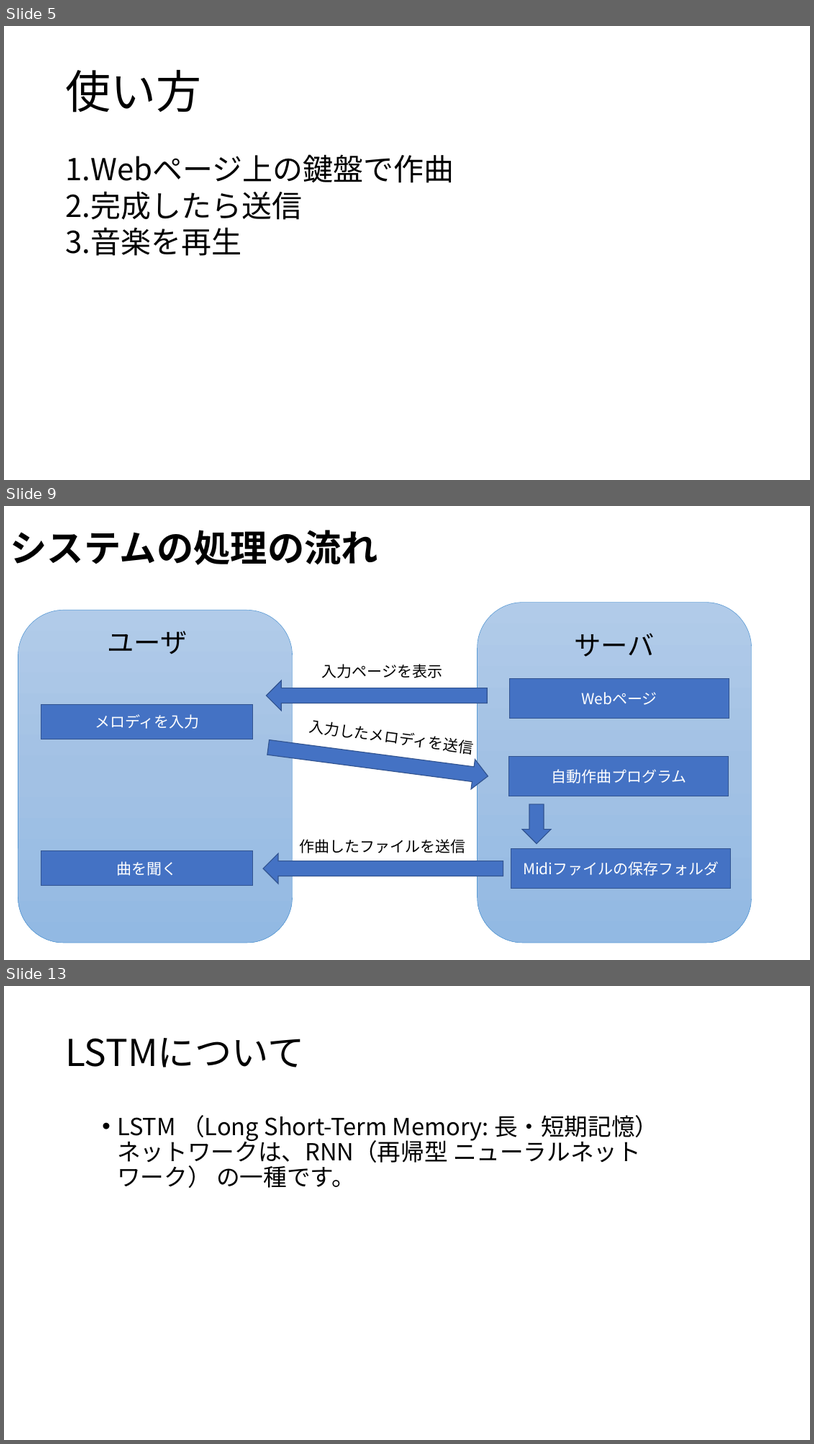
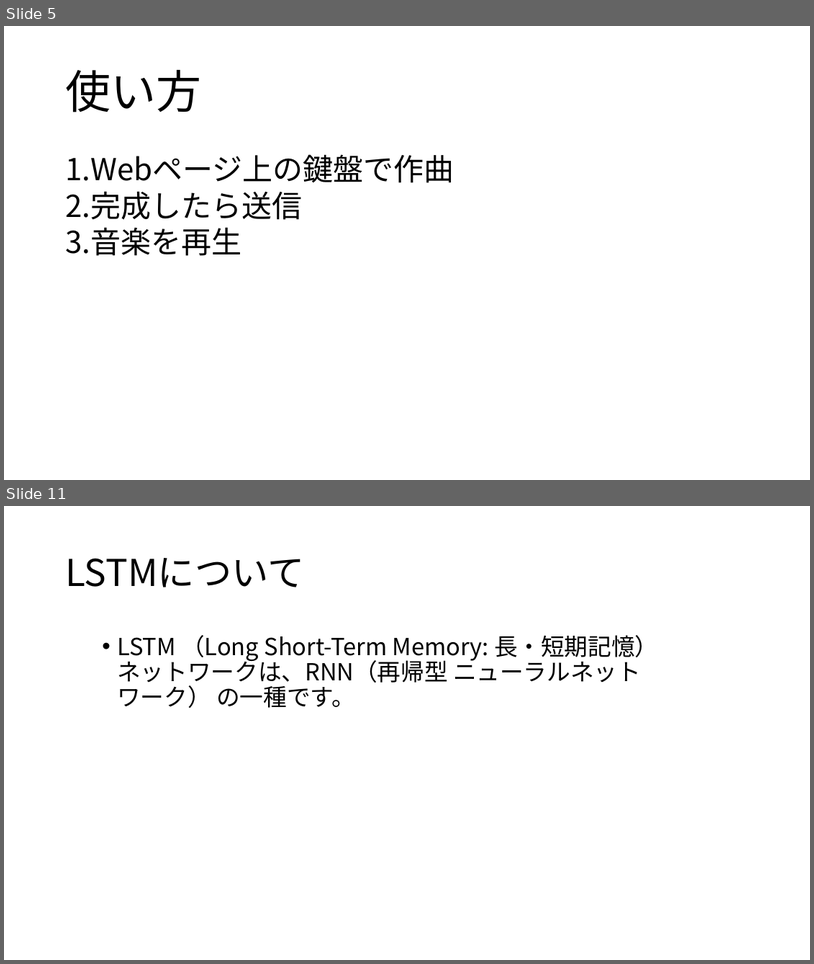
Before and after one commit to yoshitake266/bitComposer_prj, a slide deck: presentation/bit Composer.pptx. Shown one above the other, each under a label of ours: slides 5, 9 and 13 before the commit, slides 5 and 11 after it; the slides between them are not shown. The pictures are 814x1444 and 814x964 pixels, drawn with LibreOffice and Linux fonts; fonts in the diff are those of the drawing. Boxes give left, top, right and bottom in pixels: in the first picture for what was removed or moved away, otherwise in the second. Text is boxed around its words. In the diff, an @@ line names an element or a change of style, - is before the commit and + after.

```diff
--- a/presentation/bit Composer.pptx
+++ b/presentation/bit Composer.pptx
@@ slide 9 removed at (4,506,810,960), background #FFFFFF @@
@@ title removed at (10,530,378,565) @@
-システムの処理の流れ
@@ rounded rectangle removed at (18,610,293,943) @@
@@ text removed at (107,631,187,654) @@
-ユーザ
@@ group removed at (478,602,752,942): 2 rectangles, 1 rounded rectangle, 1 text @@
-Webページ
-自動作曲プログラム
-サーバ
@@ text removed at (322,664,443,678) @@
-入力ページを表示
@@ right arrow removed at (267,680,487,710) @@
@@ rectangle removed at (41,705,253,739) @@
-メロディを入力
@@ text removed at (309,720,472,754) @@
-入力したメロディを送信
@@ right arrow removed at (267,733,490,791) @@
@@ down arrow removed at (522,804,551,844) @@
@@ rectangle removed at (41,851,253,885) @@
-曲を聞く
@@ text removed at (299,839,466,853) @@
-作曲したファイルを送信
@@ rectangle removed at (512,849,731,888) @@
-Midiファイルの保存フォルダ
@@ right arrow removed at (263,853,504,883) @@
@@ what was slide 13 is now slide 11 @@
```
Also in this commit, not shown: 5 slides changed, 5 slides added, 5 other slides removed, 5 other files.
